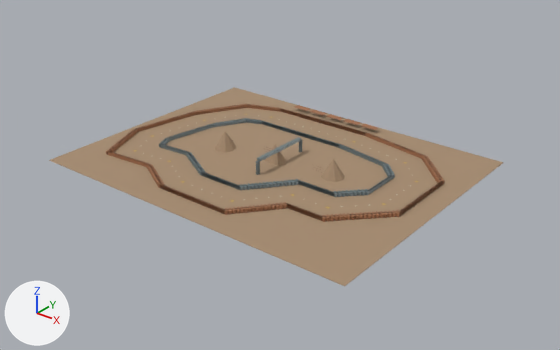
One commit to the glTF model godot/multiplayer_worlds/art/worlds/sirocco-circuit.glb: the scene before it, then after it.
Both versions are drawn from a 50 mm lens placed at (328.0, -404.0, 241.0), pointed at (10.0, -7.0, -6.0). Every picture has the same lights, and +X, +Y and +Z are marked at lower left. The first picture is the older version. Vertices at exactly the same position are counted once.

The scene before the commit, as lines of its bpy script (objects in view):
```python
mat_sandstone = principled_material('sandstone')
mat_sandstone.base_color = (0.386, 0.263, 0.162)  # beige #a78c70
mat_sandstone.roughness = 0.84
me_batch_iron = bpy.data.meshes.new('batch.iron')
me_batch_iron.from_pydata(...)  # 1792 vertices, 2688 faces; spans x -90.0..83.0, y -52.0..51.0, z 0.0..12.0
me_batch_iron.materials.append(mat_iron)  # grey #6b7a7f
me_batch_ochre = bpy.data.meshes.new('batch.ochre')
me_batch_ochre.from_pydata(...)  # 2600 vertices, 3900 faces; spans x -123.0..115.0, y -84.0..96.0, z 0.0..3.0
me_batch_ochre.materials.append(mat_ochre)  # brown #a3704f
me_batch_sandstone = bpy.data.meshes.new('batch.sandstone')
me_batch_sandstone.from_pydata(...)  # 35 vertices, 54 faces; spans x -132.0..132.0, y -103.0..103.0, z 0.0..14.0
me_batch_sandstone.materials.append(mat_sandstone)  # beige #a78c70
ob_batch_iron = bpy.data.objects.new('batch.iron', me_batch_iron)
ob_batch_iron.location = (0.0, 0.0, 0.0)
ob_batch_ochre = bpy.data.objects.new('batch.ochre', me_batch_ochre)
ob_batch_ochre.location = (0.0, 0.0, 0.0)
ob_batch_sandstone = bpy.data.objects.new('batch.sandstone', me_batch_sandstone)
ob_batch_sandstone.location = (0.0, 0.0, 0.0)
```
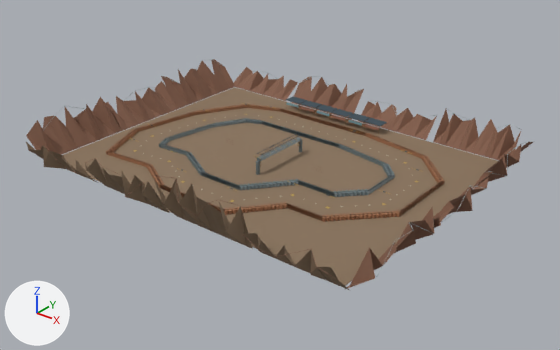
Pixel boxes (x1, y1, x2, y2) of what changed, in the pictures (560 x 350 px):
'batch.sandstone', recoloured, reshaped (beige to brown): before (49, 87, 504, 286); after (26, 87, 498, 290)
'batch.red-earth', added: after (26, 59, 533, 290)
'batch.charcoal', added: after (133, 97, 418, 196)
'batch.salt', added: after (44, 59, 529, 277)
'batch.coral', added: after (301, 106, 379, 130)
'batch.ice-blue', added: after (286, 102, 362, 126)
'batch.bronze', added: after (260, 105, 379, 166)
part 1 of me_batch_sandstone, added (brown): after (26, 142, 96, 182)
part 2 of me_batch_sandstone, added (brown): after (85, 159, 169, 213)
part 3 of me_batch_sandstone, added (brown): after (153, 177, 253, 249)
part 4 of me_batch_sandstone, added (brown): after (242, 233, 349, 290)
part 5 of me_batch_sandstone, deleted: before (265, 144, 287, 166)
part 6 of me_batch_sandstone, deleted: before (215, 131, 236, 152)
part 7 of me_batch_sandstone, deleted: before (321, 159, 345, 182)

Edits to the bpy script that builds the scene:
```text
Change mat_sandstone:
    mat_sandstone.base_color: (0.386, 0.263, 0.162) -> (0.255, 0.174, 0.107)  # beige #a78c70 -> brown #8a745c
Change me_batch_sandstone:
    remove me_batch_sandstone.from_pydata(...)  # 35 vertices, 54 faces; spans x -132.0..132.0, y -103.0..103.0, z 0.0..14.0
    add me_batch_sandstone.from_pydata(...)  # 112 vertices, 108 faces; spans x -137.0..137.0, y -122.0..103.0, z 0.0..36.0
    me_batch_sandstone part 1: a new loose piece of 26 vertices spanning x -137.0..-73.0, y -122.0..-104.0, z 0.0..21.0, in mat_sandstone (brown #8a745c)
    me_batch_sandstone part 2: a new loose piece of 26 vertices spanning x -67.0..-3.0, y -122.0..-104.0, z 0.0..29.0, in mat_sandstone (brown #8a745c)
    me_batch_sandstone part 3: a new loose piece of 26 vertices spanning x 3.0..67.0, y -122.0..-104.0, z 0.0..36.0, in mat_sandstone (brown #8a745c)
    me_batch_sandstone part 4: a new loose piece of 26 vertices spanning x 73.0..137.0, y -122.0..-104.0, z 0.0..22.0, in mat_sandstone (brown #8a745c)
    me_batch_sandstone part 5: the loose piece of 9 vertices spanning x -10.0..10.0, y -6.0..6.0, z 0.0..14.0 is deleted
    me_batch_sandstone part 6: the loose piece of 9 vertices spanning x -53.0..-37.0, y -14.0..4.0, z 0.0..14.0 is deleted
    me_batch_sandstone part 7: the loose piece of 9 vertices spanning x 39.0..57.0, y -3.0..13.0, z 0.0..14.0 is deleted
Add ob_batch_coral:
    ob_batch_coral = bpy.data.objects.new('batch.coral', me_batch_coral)  # a box spanning x -44.5..-31.5, y 89.7..89.9, z 3.8..5.8; a box spanning x -12.5..0.5, y 89.7..89.9, z 3.8..5.8; a box spanning x 19.5..32.5, y 89.7..89.9, z 3.8..5.8; in mat_coral (brown #a56f5b)
    ob_batch_coral.location = (0.0, 0.0, 0.0)
Add ob_batch_bronze:
    ob_batch_bronze = bpy.data.objects.new('batch.bronze', me_batch_bronze)  # 128 vertices, 192 faces; spans x -60.8..32.8, y -24.0..89.8, z 0.2..8.8; in mat_bronze (brown #8f744c)
    ob_batch_bronze.location = (0.0, 0.0, 0.0)
Add ob_batch_ice_blue:
    ob_batch_ice_blue = bpy.data.objects.new('batch.ice-blue', me_batch_ice_blue)  # a box spanning x -60.5..-47.5, y 89.7..89.9, z 3.8..5.8; a box spanning x -28.5..-15.5, y 89.7..89.9, z 3.8..5.8; a box spanning x 3.5..16.5, y 89.7..89.9, z 3.8..5.8; in mat_ice_blue (cyan #7ea8af)
    ob_batch_ice_blue.location = (0.0, 0.0, 0.0)
Add ob_batch_charcoal:
    ob_batch_charcoal = bpy.data.objects.new('batch.charcoal', me_batch_charcoal)  # 184 vertices, 280 faces; spans x -107.0..99.0, y -67.0..100.0, z 7.0..15.0; in mat_charcoal (dark blue #3b4c56)
    ob_batch_charcoal.location = (0.0, 0.0, 0.0)
Add ob_batch_salt:
    ob_batch_salt = bpy.data.objects.new('batch.salt', me_batch_salt)  # 720 vertices, 1200 faces; spans x -154.0..154.0, y -106.0..122.0, z 5.0..28.0; in mat_salt (grey #95a2a5)
    ob_batch_salt.location = (0.0, 0.0, 0.0)
Add ob_batch_red_earth:
    ob_batch_red_earth = bpy.data.objects.new('batch.red-earth', me_batch_red_earth)  # 548 vertices, 720 faces; spans x -154.0..154.0, y -122.0..122.0, z 0.0..36.0; in mat_red_earth (brown #85604c)
    ob_batch_red_earth.location = (0.0, 0.0, 0.0)
```
